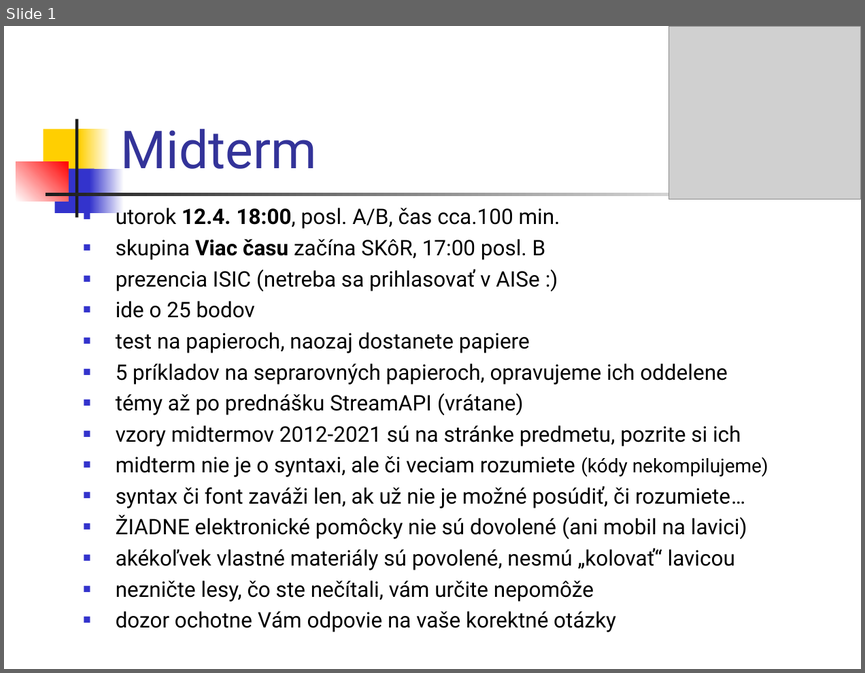
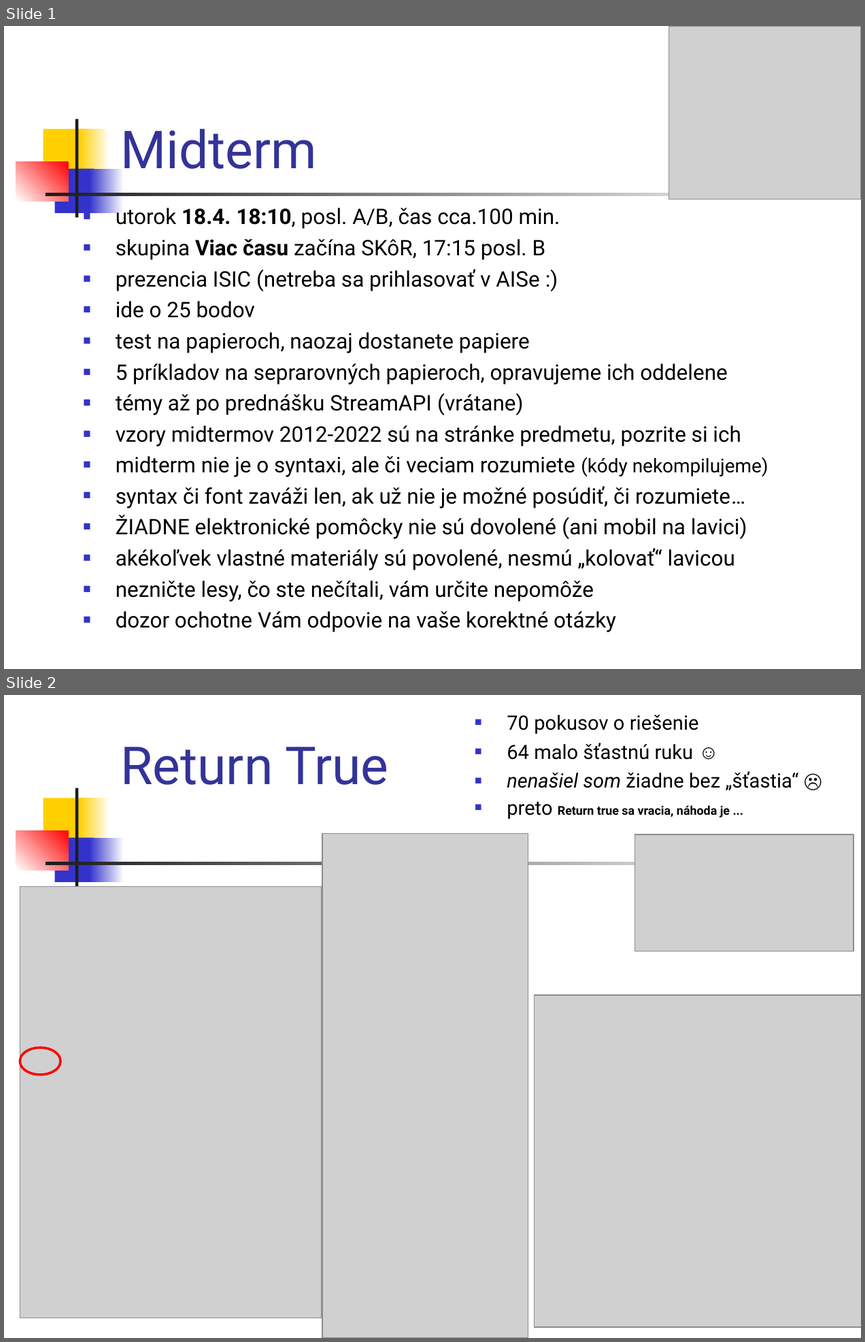
Before and after one commit to Programovanie4/Prednasky, a slide deck: 08/08_java_intro.ppt. Shown one above the other, each under a label of ours: slide 1 before the commit, slides 1 and 2 after it. The pictures are 865x673 and 865x1342 pixels, drawn with LibreOffice and Linux fonts; fonts in the diff are those of the drawing; grey boxes stand for pictures. Boxes give left, top, right and bottom in pixels: in the first picture for what was removed or moved away, otherwise in the second. Text is boxed around its words. In the diff, an @@ line names an element or a change of style, - is before the commit and + after.

```diff
--- a/08/08_java_intro.ppt
+++ b/08/08_java_intro.ppt
@@ slide 2 added at <box>4,695,861,1338</box>, background #FFFFFF; not listed: 7 template elements that a slide beside it also shows @@
@@ text added at <box>507,715,799,819</box>, 16.6 pt, text #000000 @@
+■ 70 pokusov o riešenie
+■ 64 malo šťastnú ruku ☺
+■ nenašiel som žiadne bez „šťastia“ ☹
+■ preto Return true sa vracia, náhoda je ...
@@ title added at <box>120,747,388,785</box>, 44 pt, text #333399 @@
+Return True
@@ picture added at <box>323,834,528,1338</box> @@
@@ picture added at <box>634,834,853,951</box> @@
@@ picture added at <box>20,887,322,1318</box> @@
@@ picture added at <box>534,995,861,1327</box> @@
@@ ellipse added at <box>20,1047,60,1074</box>, outline #FF0000 2.01 pt @@
@@ slide 1 changed as well @@
@@ text at <box>116,205,560,260</box>: text changed @@
-■ utorok 12.4. 18:00, posl. A/B, čas cca.100 min.
-■ skupina Viac času začína SKôR, 17:00 posl. B
+■ utorok 18.4. 18:10, posl. A/B, čas cca.100 min.
+■ skupina Viac času začína SKôR, 17:15 posl. B
@@ text at <box>116,425,740,446</box>: text changed @@
-■ vzory midtermov 2012-2021 sú na stránke predmetu, pozrite si ich
+■ vzory midtermov 2012-2022 sú na stránke predmetu, pozrite si ich
```
Also in this commit, not shown: 2 other slides added, 8 slides removed, 4 other files.
